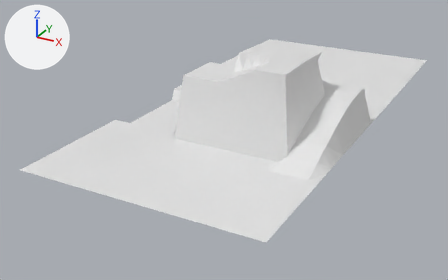
The Blender file media_src/Competition_2023_terrain_v2.1.blend as it was, and as the next commit left it.
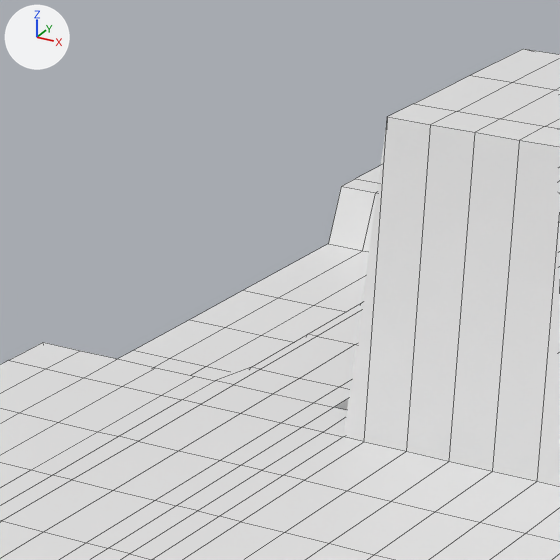
Each version appears first whole from a camera (50 mm lens) standing at (0.528, -1.161, 0.47) and looking at (-0.058, -0.095, -0.063), and next in a close-up on the part from 24% to 48% of the width and 19% to 58% of the height. Every picture has the same lights, and +X, +Y and +Z are marked at upper left. The close-ups show mesh edges as thin lines.

Objects in the first close-up: '2023_Competition_Driving_Surface_v0.2'.
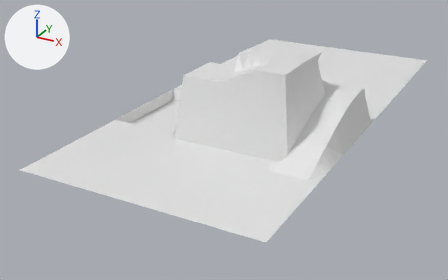
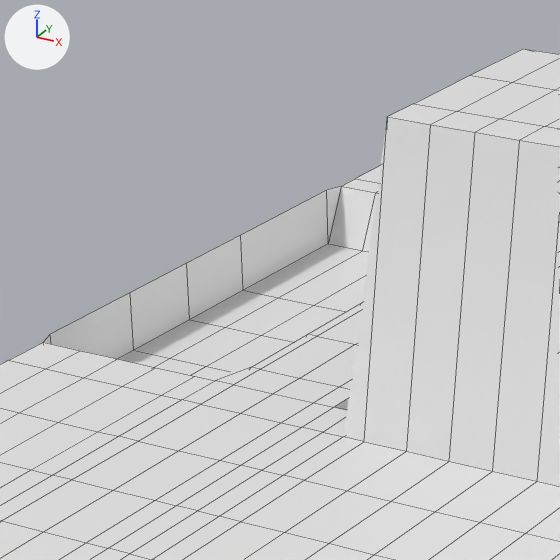
What the commit changed:
me_2023_competition_driving_surface_v0_2 has 834 vertices, 774 faces, 7 loose edges and spans x -0.231..0.231, y -0.5..0.5, z -0.024..0.153.
me_2023_competition_driving_surface_v0_2 is used by ob_2023_competition_driving_surface_v0_2; location (0.0, 0.0, 0.0).
Verts and faces of me_2023_competition_driving_surface_v0_2; kept vertices keep their numbers, new ones are numbered from 834.
Before the commit, vertices of me_2023_competition_driving_surface_v0_2: 16 (-0.231, -0.02, 0.0) at pixel (341, 186), 17 (-0.231, -0.032, -0.024) at pixel (328, 243), 18 (-0.231, -0.1, -0.024) at pixel (243, 290), 19 (-0.231, -0.14, -0.024) at pixel (189, 319), 20 (-0.231, -0.18, -0.024) at pixel (133, 350).
Before the commit, vertices of me_2023_competition_driving_surface_v0_2: 21 (-0.231, -0.233, -0.024), 729 (-0.231, -0.238, 0.0) at pixel (43, 342).
Part 1, on me_2023_competition_driving_surface_v0_2:
New vertices 834 to 838 stand at vertices 17 to 21, in that order, plus (0.0, 0.0, 0.026).
New faces: (20, 837, 838, 21), (18, 835, 836, 19), (19, 836, 837, 20), (17, 834, 835, 18), (16, 834, 17), (21, 838, 729).

Where the change shows, as pixel boxes [x1, y1, x2, y2] in the close-ups (560 x 560 px):
part 1 of me_2023_competition_driving_surface_v0_2, added
    after: [44, 186, 341, 359]
